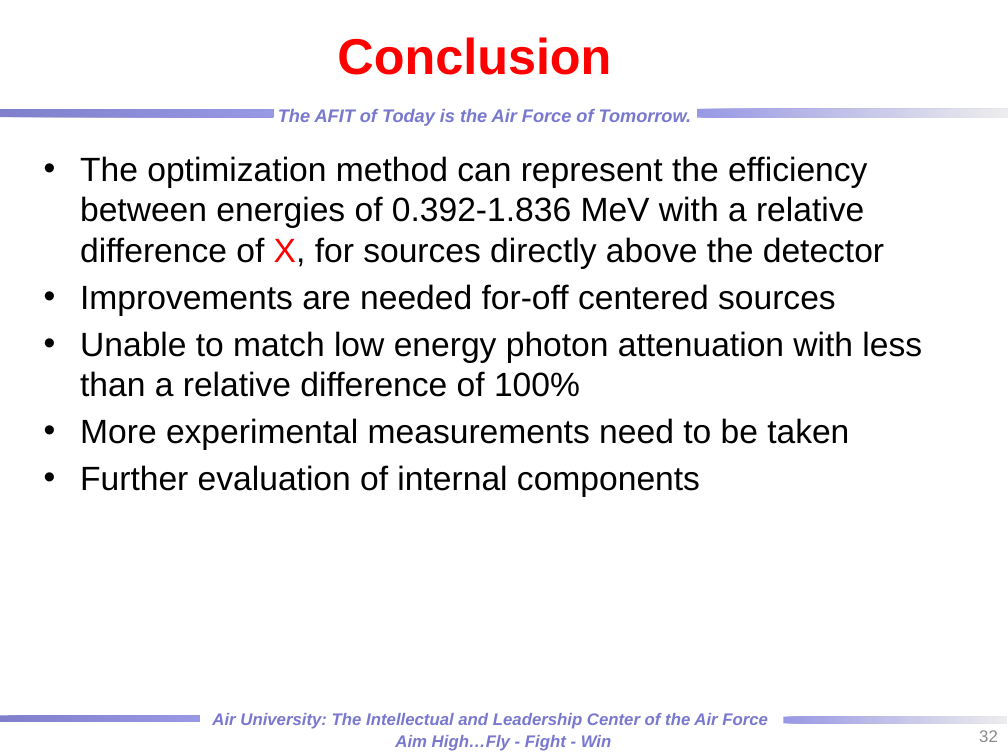
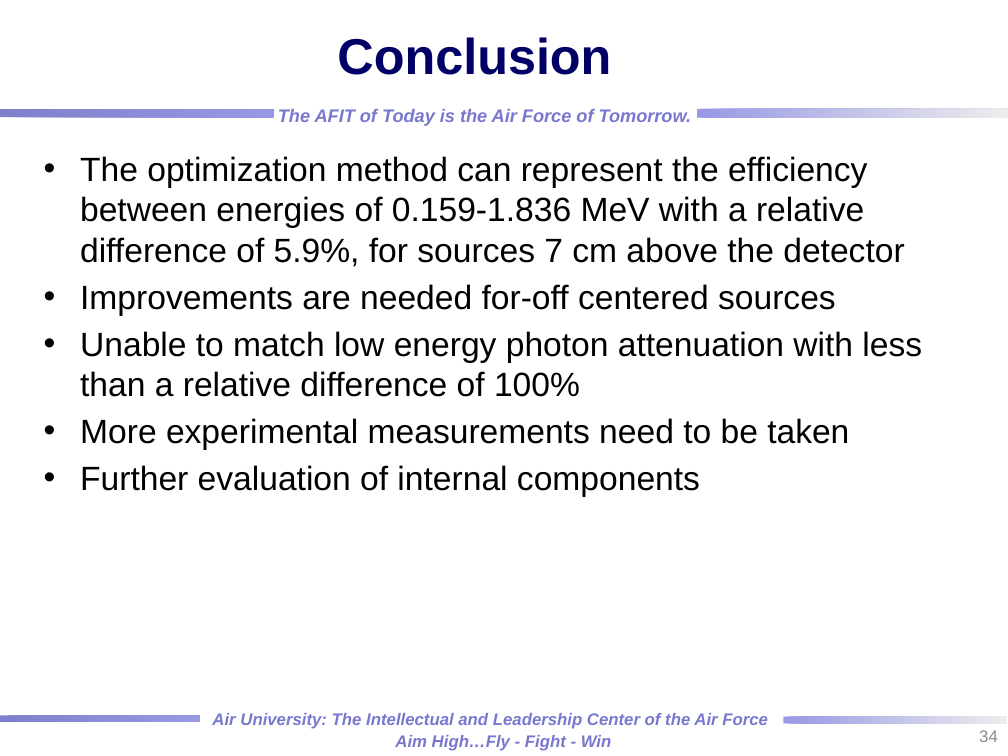
Before and after one commit to rtorzilli/GeDetector-Project, a slide deck: slide 34 of Report/HPGe_Automation Optimization_MCNP_Model.pptx (slide 32 before the commit). Drawn at 1008x756 pixels with LibreOffice and Linux fonts; fonts in the diff are those of the drawing; background and template pictures are left out. Boxes give left, top, right and bottom in pixels: in the first picture for what was removed or moved away, otherwise in the second. Text is boxed around its words. In the diff, an @@ line names an element or a change of style, - is before the commit and + after.

```diff
--- a/Report/HPGe_Automation Optimization_MCNP_Model.pptx
+++ b/Report/HPGe_Automation Optimization_MCNP_Model.pptx
@@ title "Conclusion" at <box>337,37,611,75</box>: text colour #FF0000 to #000066 @@
@@ text at <box>80,156,904,267</box>: text changed @@
-• The optimization method can represent the efficiency between energies of 0.392-1.836 MeV with a relative difference of X, for sources directly above the detector
+• The optimization method can represent the efficiency between energies of 0.159-1.836 MeV with a relative difference of 5.9%, for sources 7 cm above the detector
@@ page number at <box>979,730,998,742</box>: text changed @@
-32
+34
```
Also in this commit, not shown: 6 other slides changed, 2 slides added, 1 other file.
